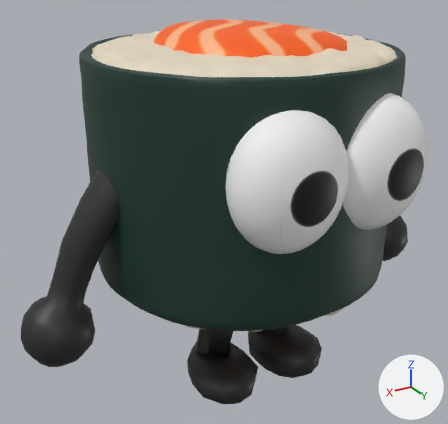
Two versions of the FBX model Assets/Models/maki_player.fbx, one commit apart.
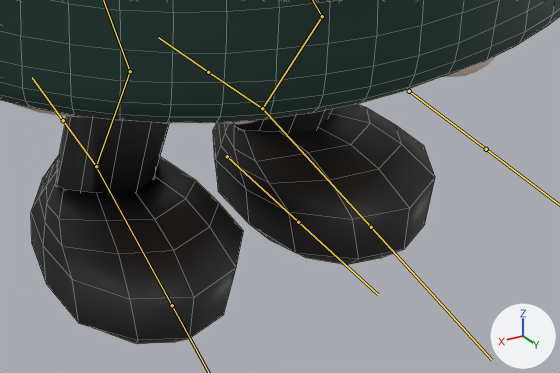
Old and new are each drawn whole from a camera (50 mm lens) standing at (1.96, 3.08, 2.72) and looking at (0.11, -0.01, 1.17) and again close up on the part from 40% to 81% of the width and 68% to 98% of the height. Lighting does not change. The marker at lower right points along +X, +Y and +Z. Both versions are drawn at frame 20 of the action 'Armature|Idle'; the numbers are the values there. The bones that bend it are drawn over the model as lines in the close-ups. The close-ups show mesh edges as thin lines.

Objects in the first close-up: 'Body', 'Nori', 'Rice'.
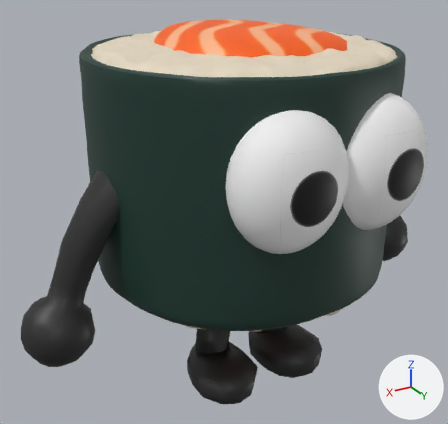
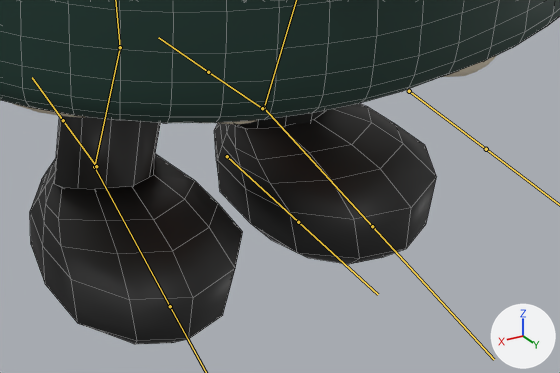
Where the change shows, as pixel boxes (x1, y1, x2, y2) in the close-ups (560 x 373 px):
'Body', posed: before (31, 104, 435, 344); after (30, 103, 436, 344)
bone 'Foot.L', root to tip: before (262, 108) to (371, 227); after (264, 108) to (372, 226)
bone 'LowerLeg.R', root to tip: before (130, 71) to (96, 166); after (120, 47) to (94, 167)
bone 'Foot.R', root to tip: before (96, 166) to (172, 305); after (94, 167) to (170, 306)

What the commit changed:
Bone 'UpperLeg.L' (bone_upperleg_l) moves from (0.005, 0.142, -0.153) to (0.0, 0.0, 0.0).
Bone 'UpperLeg.L' (bone_upperleg_l) turns from (42, -2, 2) to (5, -1, 1) degrees about its own x, y and z.
Bone 'LowerLeg.L' (bone_lowerleg_l) turns from (-57, -2, -4) to (-8, 0, -1) degrees about its own x, y and z.
Bone 'Foot.L' (bone_foot_l) turns from (19, 1, 5) to (7, 0, 4) degrees about its own x, y and z.
Bone 'UpperLeg.R' (bone_upperleg_r) moves from (-0.005, 0.136, -0.171) to (0.0, 0.0, 0.0).
Bone 'UpperLeg.R' (bone_upperleg_r) turns from (43, 2, -2) to (5, 1, -1) degrees about its own x, y and z.
Bone 'LowerLeg.R' (bone_lowerleg_r) turns from (-55, 2, 4) to (-8, 0, 1) degrees about its own x, y and z.
Bone 'Foot.R' (bone_foot_r) turns from (17, -1, -5) to (8, 0, -5) degrees about its own x, y and z.
